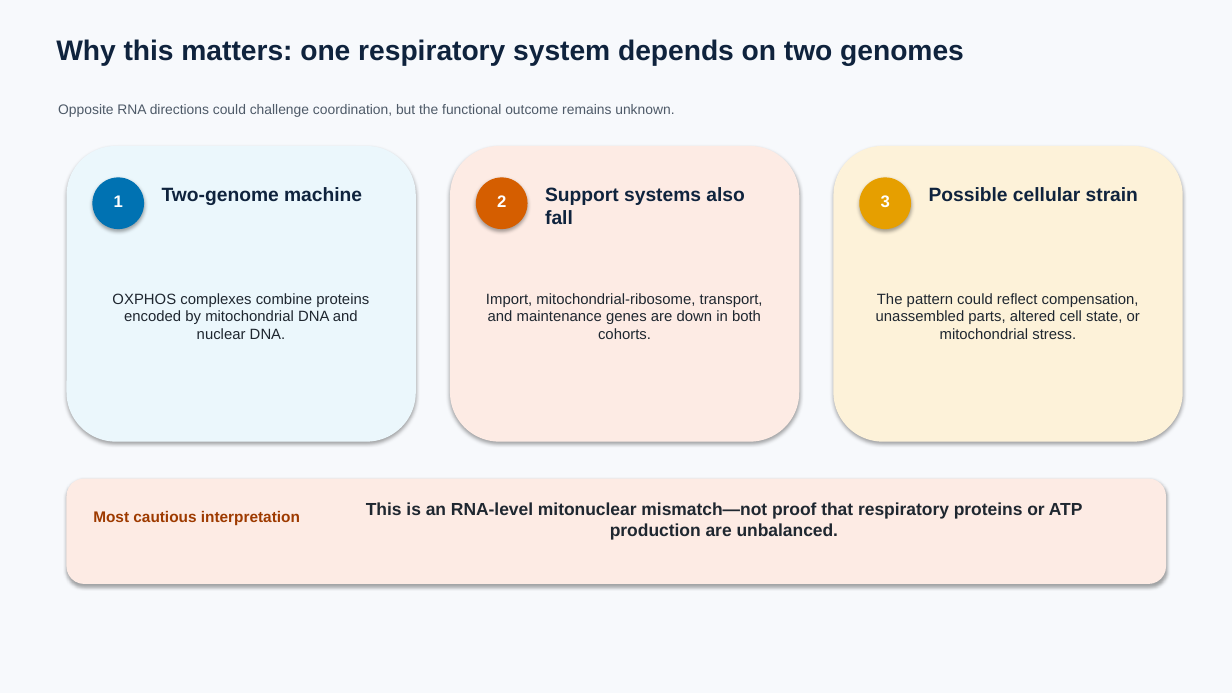
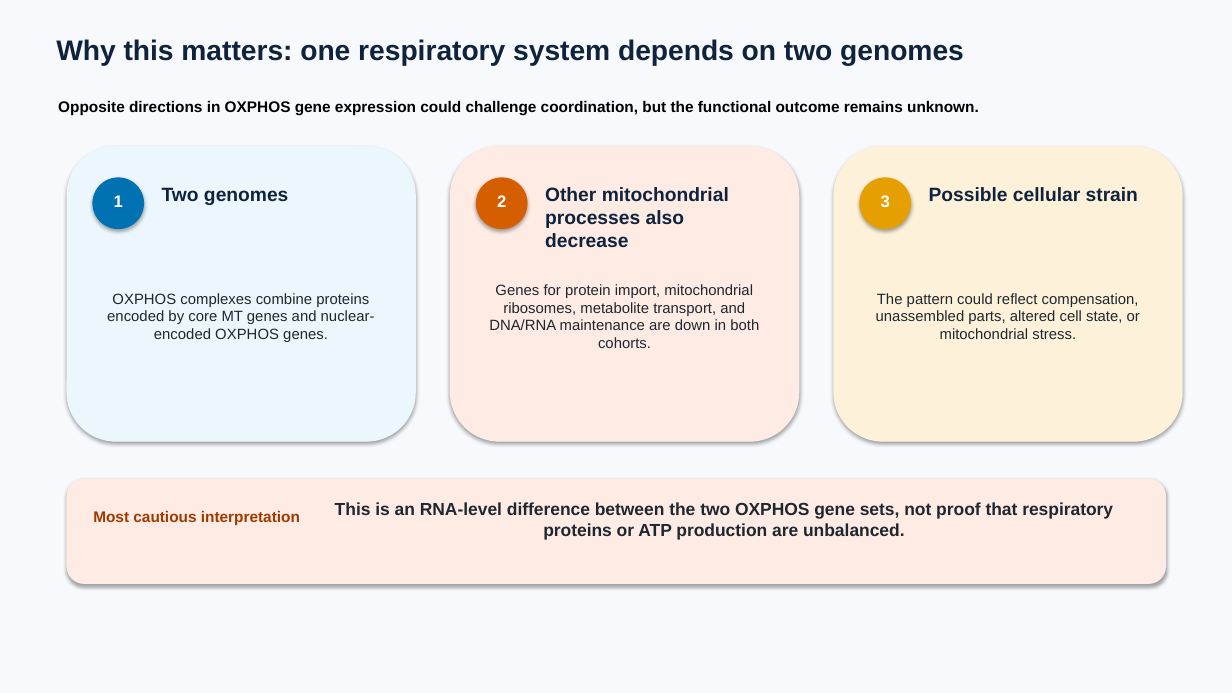
Before and after one commit to ericzhuang2010/alzheimer, a slide deck: slide 58 of docs/presentations/09162026/09162026_sex_apoe_kda_fine_broad.pptx (slide 53 before the commit). Drawn at 1232x693 pixels with LibreOffice and Linux fonts; fonts in the diff are those of the drawing. Boxes give left, top, right and bottom in pixels: in the first picture for what was removed or moved away, otherwise in the second. Text is boxed around its words. In the diff, an @@ line names an element or a change of style, - is before the commit and + after.

```diff
--- a/docs/presentations/09162026/09162026_sex_apoe_kda_fine_broad.pptx
+++ b/docs/presentations/09162026/09162026_sex_apoe_kda_fine_broad.pptx
@@ text at (x1=58, y1=101, x2=979, y2=115): text changed; size 10.8 to 12 pt; text colour #4E5A68 to #000000; bold on @@
-Opposite RNA directions could challenge coordination, but the functional outcome remains unknown.
+Opposite directions in OXPHOS gene expression could challenge coordination, but the functional outcome remains unknown.
@@ text at (x1=162, y1=187, x2=288, y2=205): text changed @@
-Two-genome machine
+Two genomes
@@ text at (x1=545, y1=187, x2=729, y2=247): text changed @@
-Support systems also fall
+Other mitochondrial processes also decrease
@@ text at (x1=107, y1=293, x2=375, y2=342): text changed @@
-OXPHOS complexes combine proteins encoded by mitochondrial DNA and nuclear DNA.
+OXPHOS complexes combine proteins encoded by core MT genes and nuclear-encoded OXPHOS genes.
@@ text at (x1=489, y1=284, x2=759, y2=348): text changed @@
-Import, mitochondrial-ribosome, transport, and maintenance genes are down in both cohorts.
+Genes for protein import, mitochondrial ribosomes, metabolite transport, and DNA/RNA maintenance are down in both cohorts.
@@ text at (x1=335, y1=502, x2=1113, y2=540): text changed @@
-This is an RNA-level mitonuclear mismatch—not proof that respiratory proteins or ATP production are unbalanced.
+This is an RNA-level difference between the two OXPHOS gene sets, not proof that respiratory proteins or ATP production are unbalanced.
```
Also in this commit, not shown: 117 other slides changed, 7 slides added, 18 slides removed, 50 other files.
